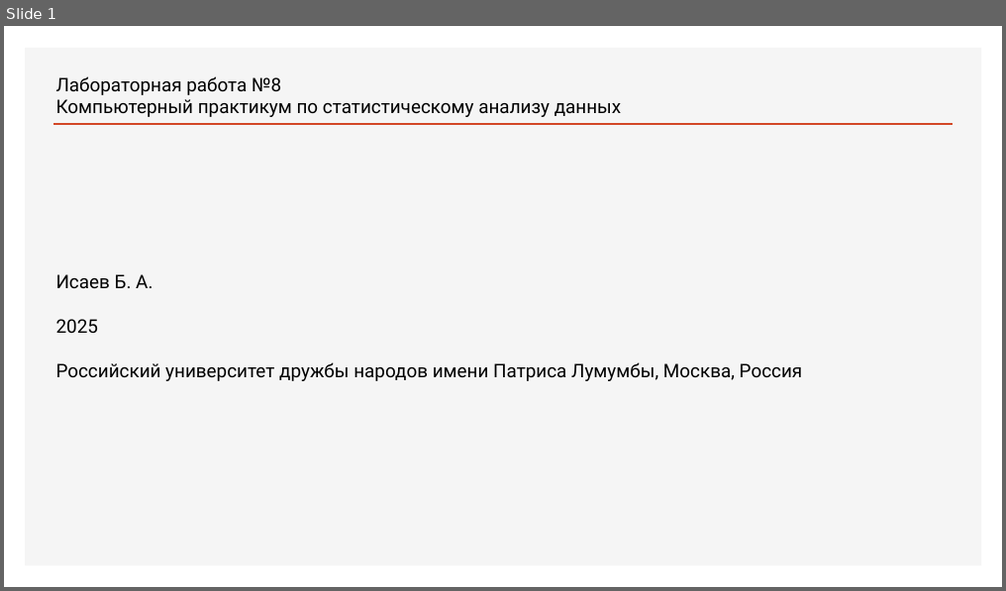
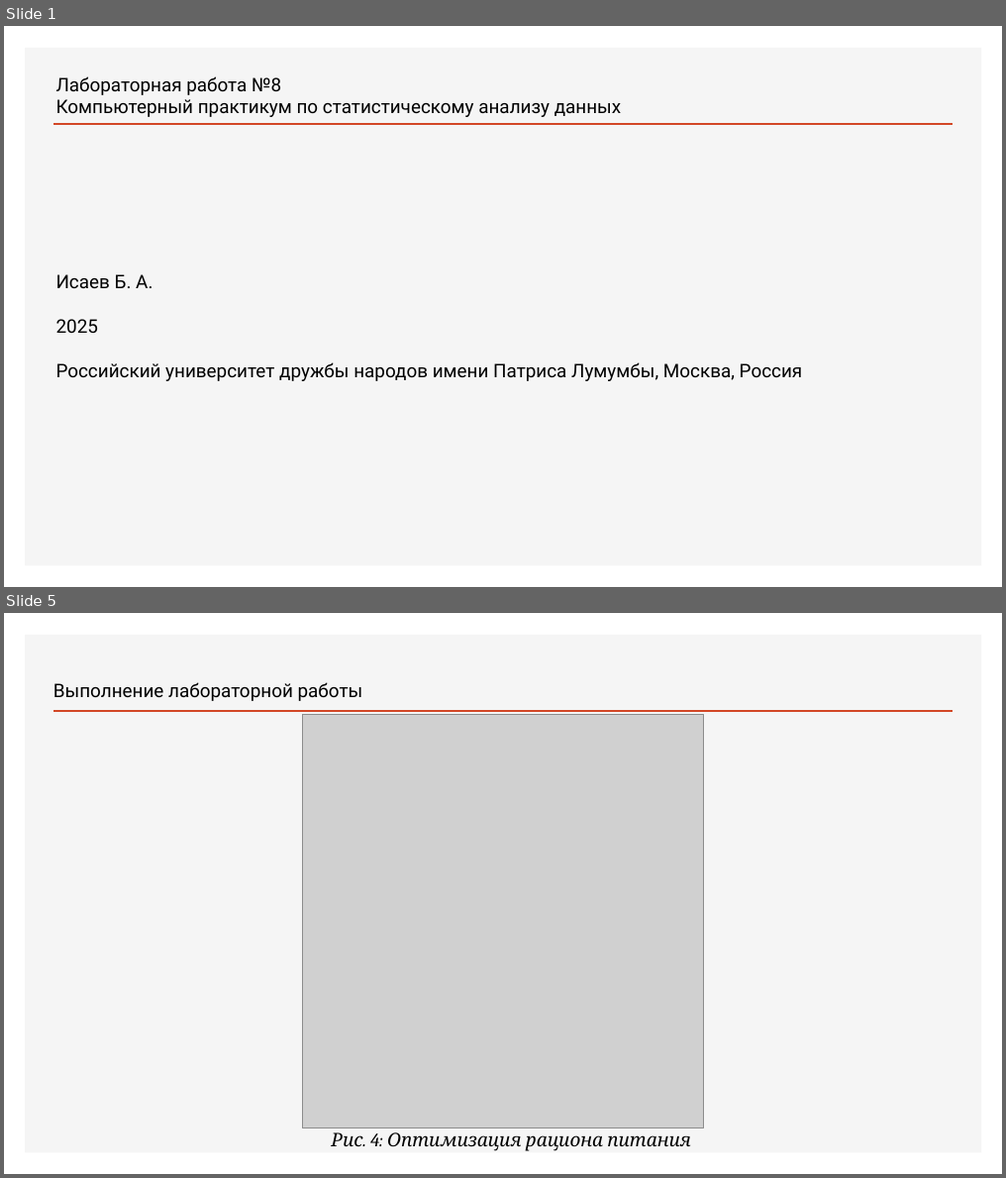
Before and after one commit to bulat-abubakarovich-isaev/K, a slide deck: lab8/presentation/presentation.pptx. Shown one above the other, each under a label of ours: slide 1 before the commit, slides 1 and 5 after it; the slides between them are not shown. The pictures are 1006x591 and 1006x1178 pixels, drawn with LibreOffice and Linux fonts; fonts in the diff are those of the drawing; grey boxes stand for pictures. Boxes give left, top, right and bottom in pixels: in the first picture for what was removed or moved away, otherwise in the second. Text is boxed around its words. In the diff, an @@ line names an element or a change of style, - is before the commit and + after.

```diff
--- a/lab8/presentation/presentation.pptx
+++ b/lab8/presentation/presentation.pptx
@@ slide 5 added at (4, 613, 1002, 1174), background #FFFFFF; not listed: 2 template elements that a slide beside it also shows @@
@@ text added at (54, 682, 363, 701), 18 pt, text #000000 @@
+Выполнение лабораторной работы
@@ picture added at (302, 714, 704, 1128) @@
@@ text added at (331, 1133, 691, 1152), 18 pt, text #000000, italic @@
+Рис. 4: Оптимизация рациона питания
```
Also in this commit, not shown: 4 slides changed, 14 other slides added, 13 slides removed, 3 other files.
